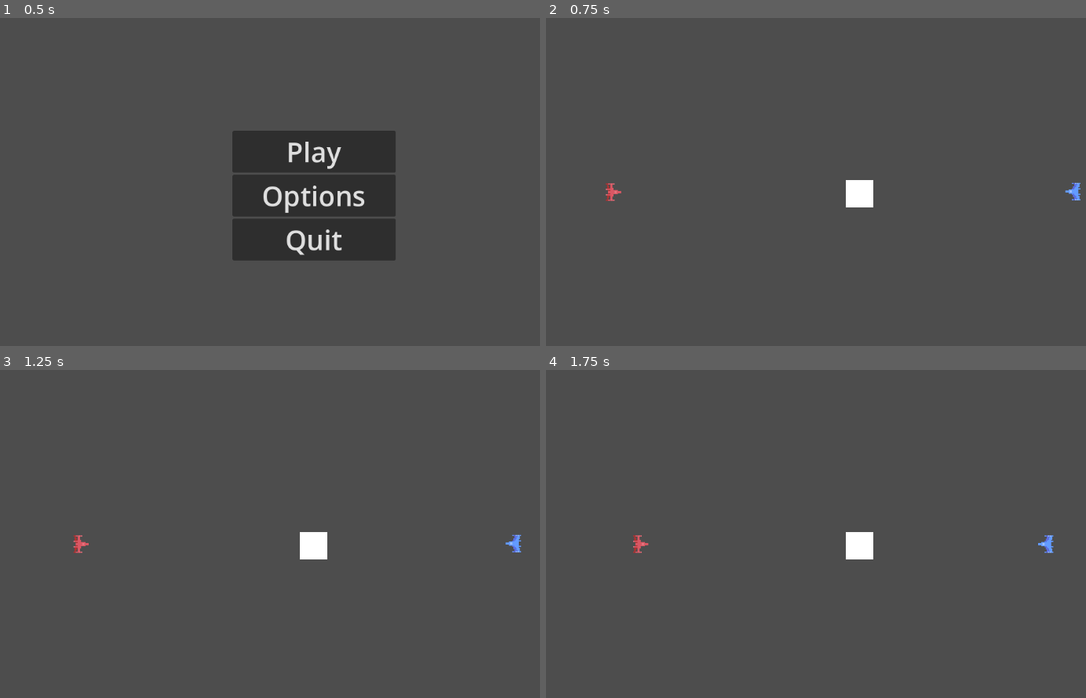
Above: before the commit, frames 1-4 (two rows, left to right).
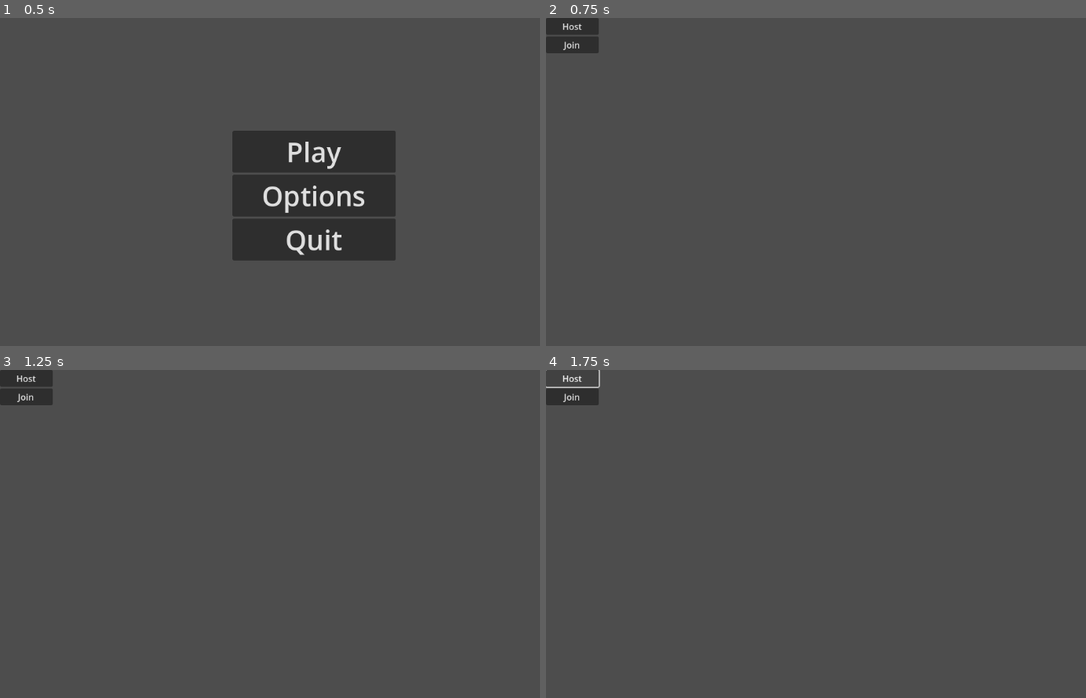
Above: after the commit, the same moments.

Repository: Tarnest/Spacewar-Clone
Game: Godot game, scene res://Main/main.tscn
Same seed, same stepped clock (60 frames per second), same inputs: the game is played once before the commit and once after it.
Inputs (mouse positions are in pixels of both pictures, inside the frame that each line leads up to):
- Up to frame 1 (0.5 s): no input
- Up to frame 2 (0.75 s): click "Play" at 0.5 s
- Up to frame 3 (1.25 s): no input
- Up to frame 4 (1.75 s): click (573, 379) at 1.25 s, where only the run after the commit has a clickable "Host"

Frame 1 is identical in both runs. In frame 2, 1.5% of the frame differs, in the area x 0-99%, y 0-58%; in frame 3, 1.5%, in the area x 0-97%, y 0-58%; in frame 4, 1.2%.

Commit message:
Added Lobby with Host/Join

Diff:
--- a/Main/main.tscn
+++ b/Main/main.tscn
@@ -1,8 +1,9 @@
-[gd_scene load_steps=4 format=3 uid="uid://crjodv2moo0bf"]
+[gd_scene load_steps=5 format=3 uid="uid://crjodv2moo0bf"]
 
 [ext_resource type="Script" path="res://Main/main.gd" id="1_qgbcr"]
 [ext_resource type="PackedScene" uid="uid://cm4k63uhc5frb" path="res://Menus/Main Menu/main_menu.tscn" id="2_kupcn"]
 [ext_resource type="Script" path="res://Menus/menu.gd" id="2_wufbg"]
+[ext_resource type="Script" path="res://Menus/Lobby/lobby.gd" id="4_o1pul"]
 
 [node name="Main" type="CanvasLayer"]
 script = ExtResource("1_qgbcr")
@@ -21,5 +22,27 @@
 offset_right = 750.0
 offset_bottom = 531.0
 
+[node name="Lobby" type="Control" parent="Menu"]
+visible = false
+anchors_preset = 0
+offset_right = 40.0
+offset_bottom = 40.0
+script = ExtResource("4_o1pul")
+
+[node name="Host" type="Button" parent="Menu/Lobby"]
+layout_mode = 0
+offset_right = 97.0
+offset_bottom = 31.0
+text = "Host"
+
+[node name="Join" type="Button" parent="Menu/Lobby"]
+layout_mode = 0
+offset_top = 34.0
+offset_right = 97.0
+offset_bottom = 65.0
+text = "Join"
+
 [connection signal="play" from="Menu" to="." method="_on_menu_play"]
 [connection signal="button" from="Menu/Main Menu" to="Menu" method="_on_main_menu_button"]
+[connection signal="pressed" from="Menu/Lobby/Host" to="Menu/Lobby" method="_on_host_pressed"]
+[connection signal="pressed" from="Menu/Lobby/Join" to="Menu/Lobby" method="_on_join_pressed"]
--- /dev/null
+++ b/Menus/Lobby/lobby.gd
@@ -0,0 +1,51 @@
+extends Control
+
+const DEFAULT_PORT = 8910
+
+var peer = null
+var address = "127.0.0.1"
+@onready var host_button = $Host
+@onready var join_button = $Join
+
+func _ready():
+	multiplayer.peer_connected.connect(self._player_connected)
+	multiplayer.peer_disconnected.connect(self._player_disconnected)
+	# multiplayer.connected_to_server.connect(self._connected_ok)
+	# multiplayer.connection_failed.connect(self._connected_fail)
+	# multiplayer.server_disconnected.connect(self._server_disconnected)
+	pass
+
+
+func _player_connected(_id):
+	print("your bluetooth device has connected succesfuullayyy")
+
+
+func _player_disconnected(_id):
+	if multiplayer.is_server():
+		print("Client Disconnected")
+	else:
+		print("Host Disconnected")
+
+
+func _on_host_pressed():
+	peer = ENetMultiplayerPeer.new()
+	var err = peer.create_server(DEFAULT_PORT, 1)
+
+	if err != OK:
+		print("Something went wrong")
+		return
+
+	peer.get_host().compress(ENetConnection.COMPRESS_RANGE_CODER)
+	multiplayer.set_multiplayer_peer(peer)
+	host_button.set_disabled(true)
+	join_button.set_disabled(true)
+
+
+func _on_join_pressed():
+	peer = ENetMultiplayerPeer.new()
+	peer.create_client(address, DEFAULT_PORT)
+	peer.get_host().compress(ENetConnection.COMPRESS_RANGE_CODER)
+	multiplayer.set_multiplayer_peer(peer)
+
+	host_button.set_disabled(true)
+	join_button.set_disabled(true)
--- a/Menus/menu.gd
+++ b/Menus/menu.gd
@@ -7,4 +7,4 @@
 func _on_main_menu_button(type):
 	if type == "play":
 		$"Main Menu".visible = false
-		play.emit()
+		$"Lobby".visible = true
